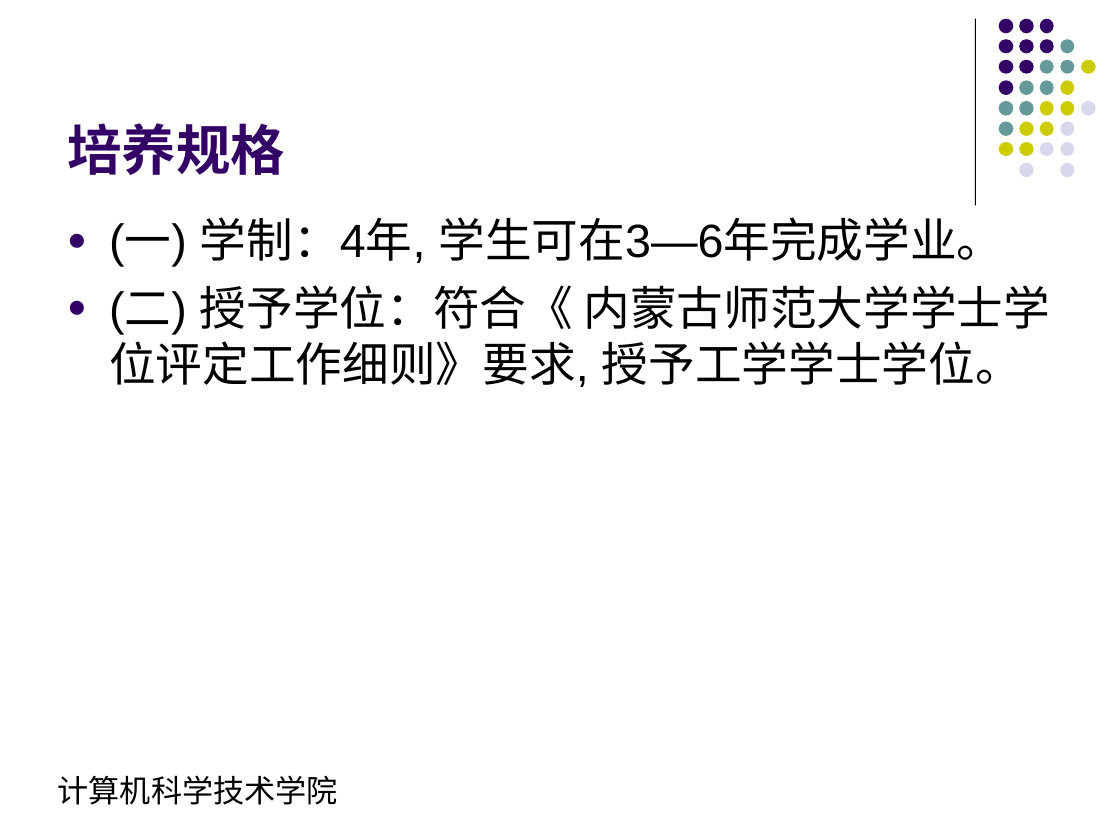
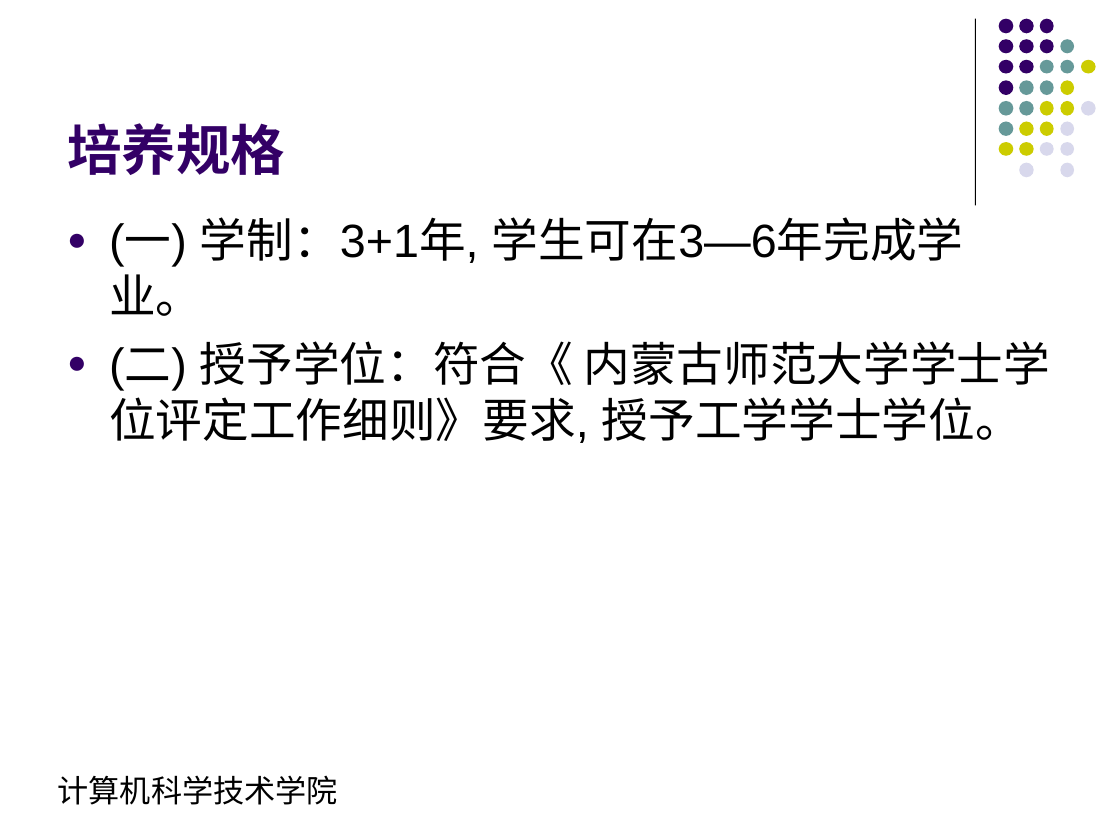
Before and after one commit to ciecclm/2016-, a slide deck: slide 3 of 网络编程培养方案汇报.ppt. Drawn at 1120x840 pixels with LibreOffice and Linux fonts; fonts in the diff are those of the drawing. Boxes give left, top, right and bottom in pixels: in the first picture for what was removed or moved away, otherwise in the second. Text is boxed around its words. In the diff, an @@ line names an element or a change of style, - is before the commit and + after.

```diff
--- a/网络编程培养方案汇报.ppt
+++ b/网络编程培养方案汇报.ppt
@@ text at [109,217,964,316]: text changed @@
-● (一) 学制：4年, 学生可在3—6年完成学业。
+● (一) 学制：3+1年, 学生可在3—6年完成学业。
```
Also in this commit, not shown: 4 other slides changed, 3 slides added, 1 slide removed, 1 other file.
